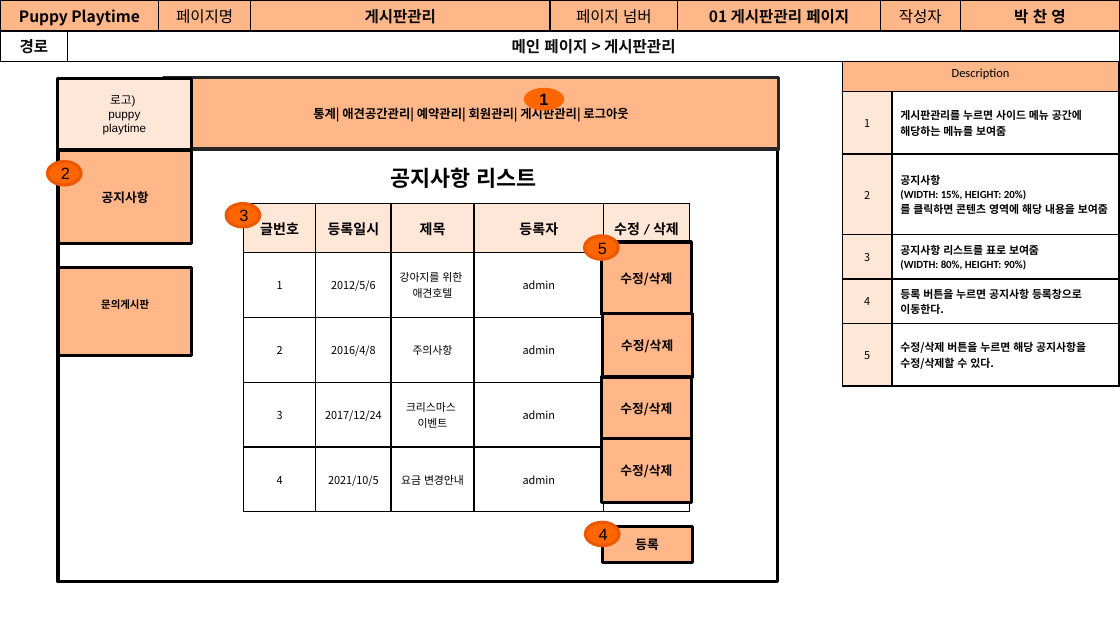
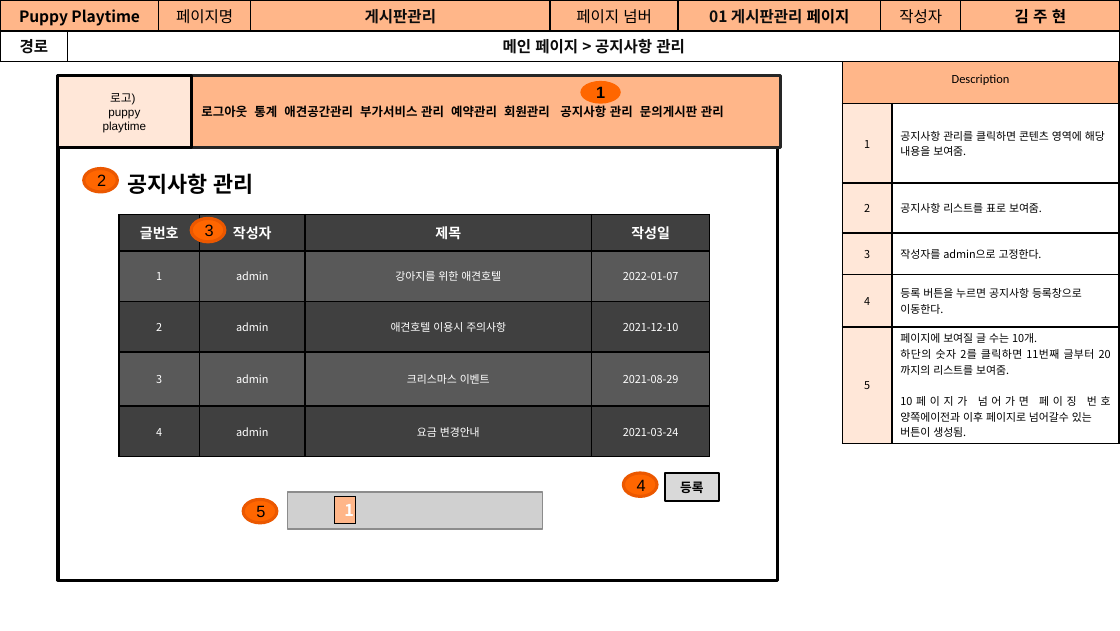
Before and after one commit to Jogging-Kim-Chaebak/PuppyPlaytime, a slide deck: slide 27 of 프로젝트 산출물/9. 스토리보드/Puppy Playtime 관리자 스토리보드.pptx. Drawn at 1120x631 pixels with LibreOffice and Linux fonts; fonts in the diff are those of the drawing; grey boxes stand for pictures. Boxes give left, top, right and bottom in pixels: in the first picture for what was removed or moved away, otherwise in the second. Text is boxed around its words. In the diff, an @@ line names an element or a change of style, - is before the commit and + after.

Commit message:
2022-01-11 문서 수정

```diff
--- a/프로젝트 산출물/9. 스토리보드/Puppy Playtime 관리자 스토리보드.pptx
+++ b/프로젝트 산출물/9. 스토리보드/Puppy Playtime 관리자 스토리보드.pptx
@@ table at box(0, 0, 1119, 58) @@
-row 1, column 8: 박 찬 영
+row 1, column 8: 김 주 현
-row 2, column 2: 메인 페이지 > 게시판관리
+row 2, column 2: 메인 페이지 > 공지사항 관리
@@ table at box(842, 54, 1119, 441) @@
-row 2, column 2: 게시판관리를 누르면 사이드 메뉴 공간에 해당하는 메뉴를 보여줌
+row 2, column 2: 공지사항 관리를 클릭하면 콘텐츠 영역에 해당 내용을 보여줌.
-row 3, column 2: 공지사항 / (WIDTH: 15%, HEIGHT: 20%) / 를 클릭하면 콘텐츠 영역에 해당 내용을 보여줌
+row 3, column 2: 공지사항 리스트를 표로 보여줌.
-row 4, column 2: 공지사항 리스트를 표로 보여줌 / (WIDTH: 80%, HEIGHT: 90%)
+row 4, column 2: 작성자를 admin으로 고정한다.
-row 5, column 2: 등록 버튼을 누르면 공지사항 등록창으로 이동한다.
+row 5, column 2: 등록 버튼을 누르면 공지사항 등록창으로 / 이동한다.
-row 6, column 2: 수정/삭제 버튼을 누르면 해당 공지사항을 수정/삭제할 수 있다.
+row 6, column 2: 페이지에 보여질 글 수는 10개. / 하단의 숫자 2를 클릭하면 11번째 글부터 20까지의 리스트를 보여줌. / 10페이지가 넘어가면 페이징 번호 양쪽에이전과 이후 페이지로 넘어갈수 있는 / 버튼이 생성됨.
@@ rectangle "로그아웃 통계 애견공간관리 부가서비스 관리 ...": place and size @@
-rectangle "로그아웃 통계 애견공간관리 부가서비스 관리 ..." at box(164, 77, 780, 149)
+rectangle "로그아웃 통계 애견공간관리 부가서비스 관리 ..." at box(172, 76, 781, 148)
@@ ellipse "1": place and size @@
-ellipse "1" at box(524, 87, 564, 110)
+ellipse "1" at box(580, 81, 620, 103)
@@ text in rectangle at box(201, 103, 724, 117): text changed; size 7.9 to 8 pt @@
-통계| 애견공간관리| 예약관리| 회원관리| 게시판관리| 로그아웃
+로그아웃 통계 애견공간관리 부가서비스 관리 예약관리 회원관리 공지사항 관리 문의게시판 관리
@@ ellipse "2": place and size @@
-ellipse "2" at box(47, 161, 81, 185)
+ellipse "2" at box(84, 168, 118, 192)
@@ text at box(127, 173, 254, 194): text changed @@
-공지사항 리스트
+공지사항 관리
@@ table at box(119, 214, 710, 456) @@
-column 2: 등록일시 | 2012/5/6 | 2016/4/8 | 2017/12/24 | 2021/10/5
-column 3: 제목 | 강아지를 위한 / 애견호텔 | 주의사항 | 크리스마스 / 이벤트 | 요금 변경안내
-column 4: 등록자 | admin | admin | admin | admin
-column 5: 수정 / 삭제 |  |  |  | 
+column 2: 작성자 | admin | admin | admin | admin
+column 3: 제목 | 강아지를 위한 애견호텔 | 애견호텔 이용시 주의사항 | 크리스마스 이벤트 | 요금 변경안내
+column 4: 작성일 | 2022-01-07 | 2021-12-10 | 2021-08-29 | 2021-03-24
@@ table: place and size @@
-table at box(243, 204, 690, 510)
+table at box(119, 214, 710, 456)
@@ ellipse "3": place and size @@
-ellipse "3" at box(226, 204, 260, 227)
+ellipse "3" at box(192, 218, 225, 242)
@@ group removed at box(59, 150, 692, 503): 6 rectangles @@
-문의게시판
-공지사항
-수정/삭제
-수정/삭제
-수정/삭제
-수정/삭제
@@ ellipse "4": place and size @@
-ellipse "4" at box(586, 522, 619, 545)
+ellipse "4" at box(624, 473, 657, 496)
@@ rectangle "등록": place and size @@
-rectangle "등록" at box(603, 526, 692, 562)
+rectangle "등록" at box(665, 473, 719, 501)
@@ rectangle "등록" at box(665, 473, 719, 501): fill #FFB689 to #D9D9D9; outline #000000 2 pt to #000000 1 pt @@
@@ ellipse "5": place and size @@
-ellipse "5" at box(585, 235, 618, 259)
+ellipse "5" at box(243, 500, 277, 523)
@@ picture added at box(288, 492, 543, 529) @@
@@ rectangle added at box(335, 496, 356, 523), fill #FFB689, outline #000000 0.75 pt, 10.5 pt, text #FFFFFF, bold @@
+1
```
Also in this commit, not shown: 22 other slides changed, 1 slide added, 2 slides removed, 12 other files.
